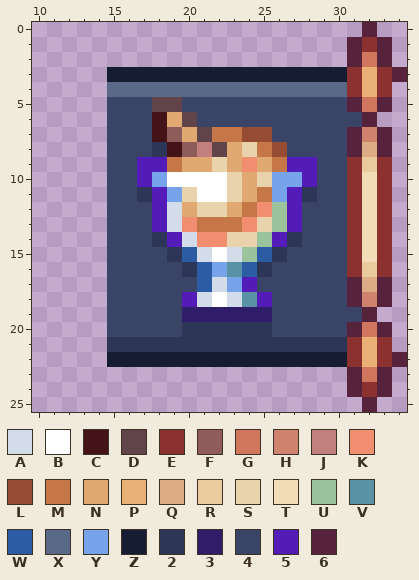
Pixel-art sprite, stored at UI/StarfarerMenu/Credits.png. The picture above was drawn from the file before the commit.
The file is 70x52 pixels, drawn in blocks of 2x2; one block is one cell here. Shown: x 10..34, y 0..25.
Palette (. is transparent): A #d2dde9  B #ffffff  C #431318  D #61434a  E #8b3230  F #8e5c5b  G #cf765d  H #cf826e  J #c27f7e  K #f18e6f  L #954c33  M #c57748  N #e0a971  P #eab177  Q #deac84  R #e9cb9d  S #e8d3ad  T #f2dcb8  U #9bc49c  V #5892a4  W #2c5da4  X #5a6988  Y #76a3ea  Z #161d33  2 #2d3656  3 #2f1d69  4 #3a4466  5 #531cb9  6 #57223c
Pixels before, first column x 15:
 0 .................6..
 1 ................6E6.
 2 ................6G6.
 3 ZZZZZZZZZZZZZZZZEPE6
 4 XXXXXXXXXXXXXXXXEPE.
 5 444DD444444444446G6.
 6 444CND444444444446..
 7 444CFNDMMLL444446H6.
 8 4442CFJDNSML44446Q6.
 9 4455MNNSNKNM5544ERE.
10 445YBBBBSNSYY544ETE.
11 4425YSBBSNMY5244ETE.
12 4445ANSSNMKU5444ETE.
13 4445AKMMMKSU5444ETE.
14 44425AKKSSU52444ETE.
15 44442WABAUW24444ETE.
16 444442WYVW244444ERE.
17 444444WAY54444446Q6.
18 444445ABAV5444446H6.
19 444443333334444446..
20 44444222222444446G6.
21 2222222222222222EPE.
22 ZZZZZZZZZZZZZZZZEPE6
23 ................6G6.
24 ................6E6.
25 .................6..
New version:
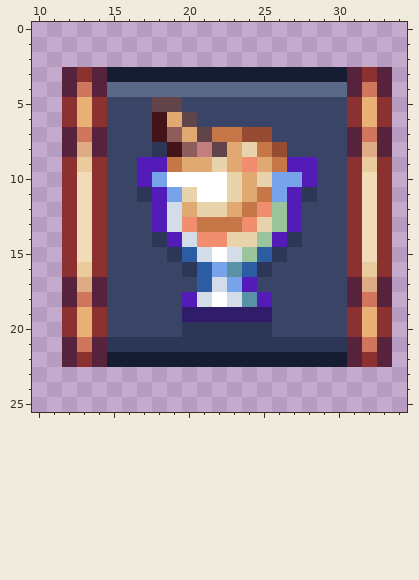
What changed:
Changed rows in their new state; - is an unchanged pixel.
first column x 12:
 0 --------------------.--
 1 -------------------...-
 2 -------------------...-
 3 6E6----------------6E6.
 4 6G6----------------6G6-
 5 EPE----------------EPE-
 6 EPE----------------EPE-
 7 6G6-----------------G--
 8 6Q6--------------------
 9 ERE--------------------
10 ETE--------------------
11 ETE--------------------
12 ETE--------------------
13 ETE--------------------
14 ETE--------------------
15 ETE--------------------
16 ERE--------------------
17 6Q6--------------------
18 6G6-----------------G--
19 EPE----------------EPE-
20 EPE----------------EPE-
21 6G6----------------6G6-
22 6E6----------------6E6.
23 -------------------...-
24 -------------------...-
25 --------------------.--
